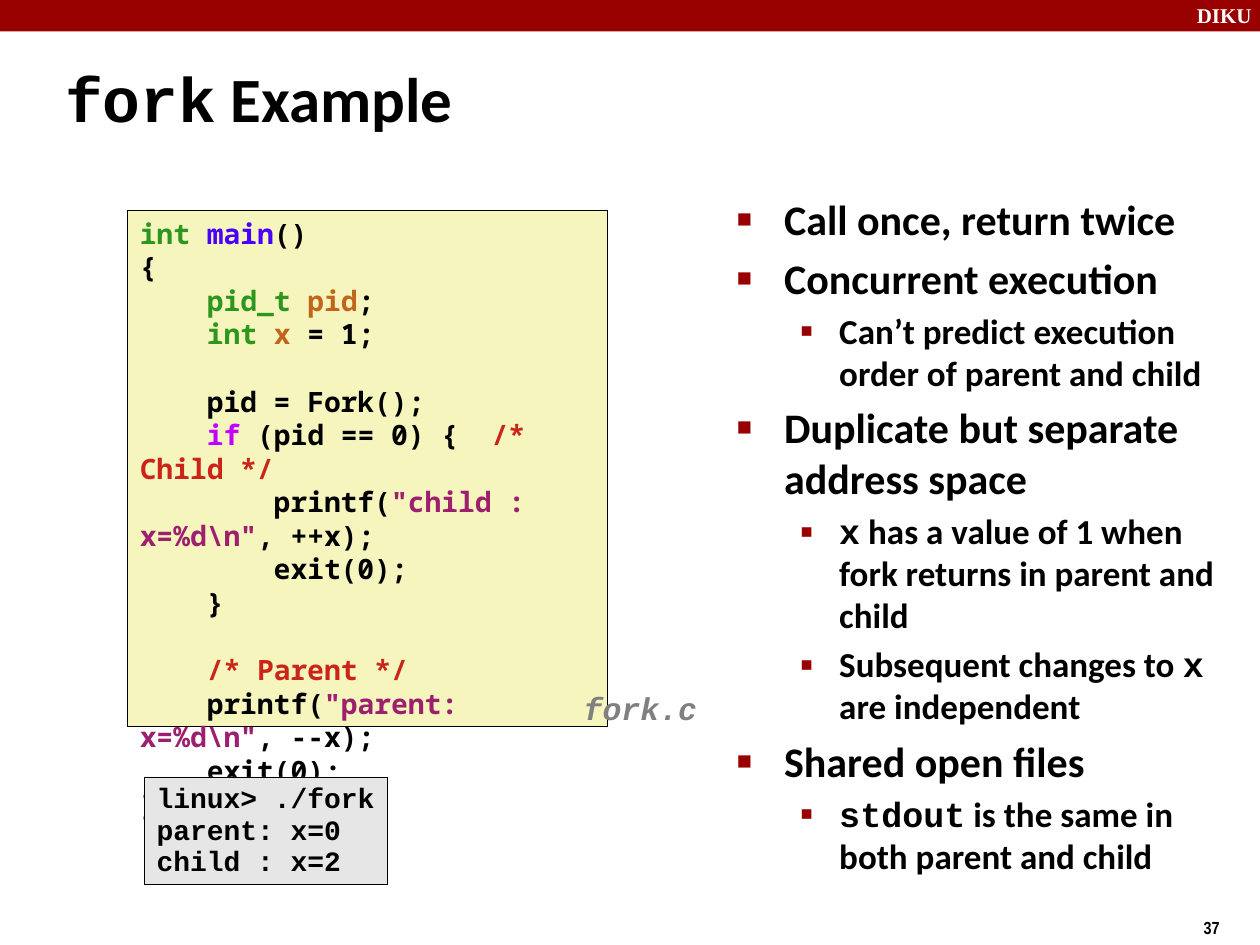
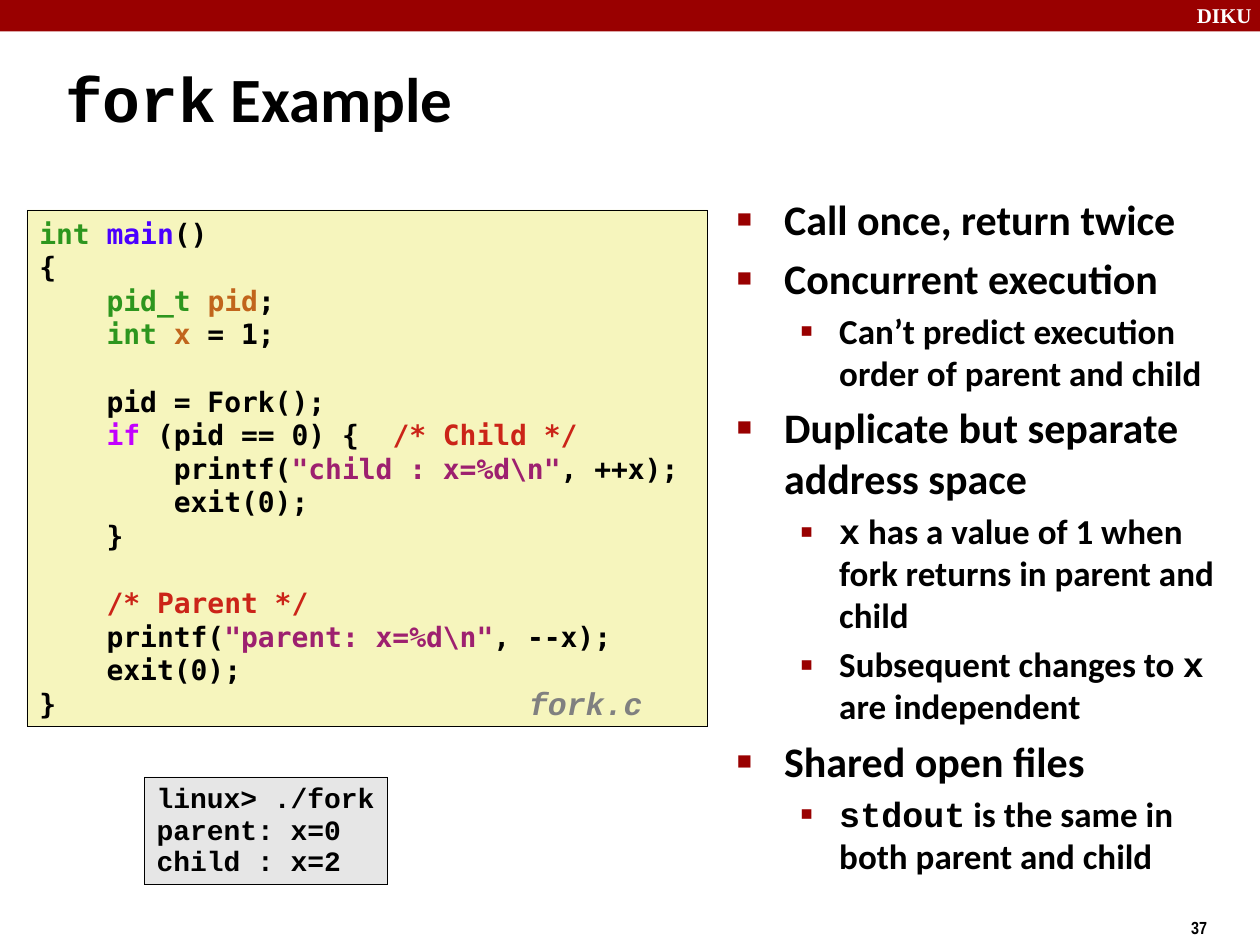
Before and after one commit to diku-compSys/compSys-e2020-pub, a slide deck: slide 37 of material/201019_exceptional_control_flow/exceptional-control-flow.odp. Drawn at 1260x945 pixels with LibreOffice and Linux fonts; fonts in the diff are those of the drawing. Boxes give left, top, right and bottom in pixels: in the first picture for what was removed or moved away, otherwise in the second. Text is boxed around its words. In the diff, an @@ line names an element or a change of style, - is before the commit and + after.

```diff
--- a/material/201019_exceptional_control_flow/exceptional-control-flow.odp
+++ b/material/201019_exceptional_control_flow/exceptional-control-flow.odp
@@ rectangle "int main()" resized from (x1=127, y1=210, x2=607, y2=727) to (x1=26, y1=210, x2=707, y2=727) @@
@@ rectangle "int main()" at (x1=26, y1=210, x2=707, y2=727): font Noto Sans Mono to DejaVu Sans Mono @@
@@ text "fork.c" rewrapped from (x1=584, y1=697, x2=697, y2=727) to (x1=529, y1=692, x2=642, y2=715) @@
@@ page number moved from (x1=1204, y1=921, x2=1220, y2=935) to (x1=1191, y1=922, x2=1207, y2=935) @@
```
Also in this commit, not shown: 52 other slides changed, 4 other files.
